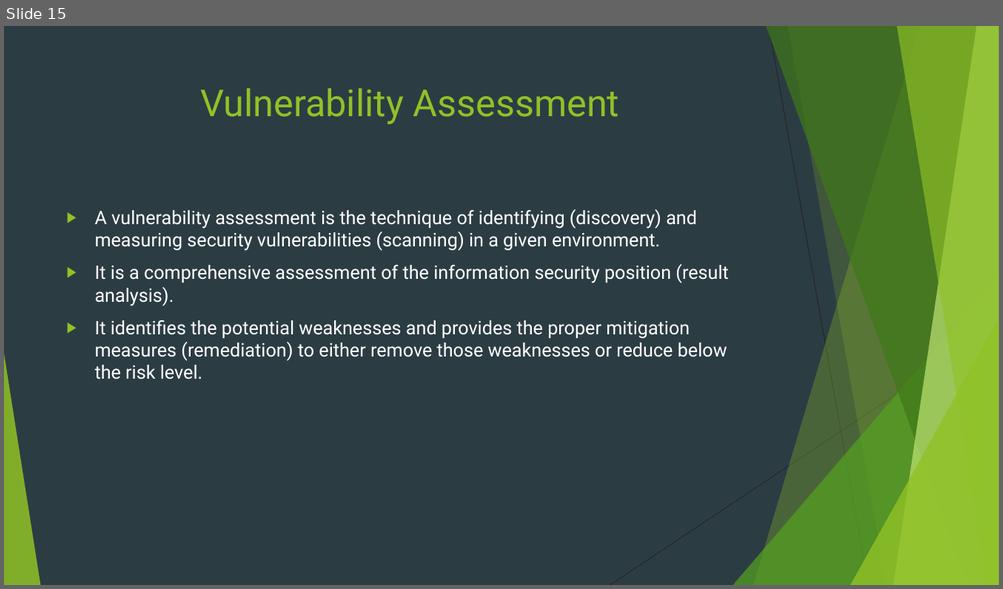
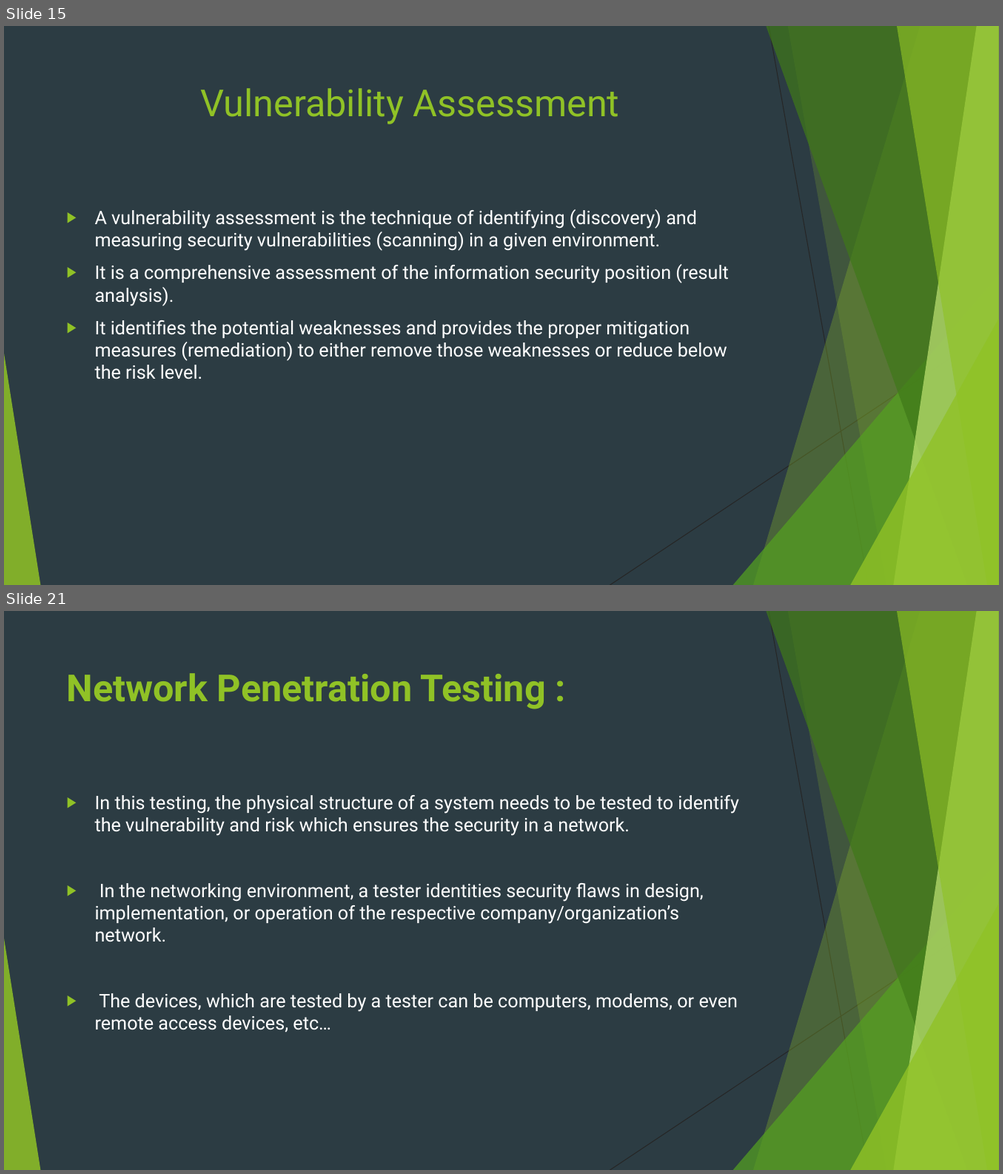
Before and after one commit to Navo26/SecurityTesting, a slide deck: PENETRATION TESTING.pptx. Shown one above the other, each under a label of ours: slide 15 before the commit, slides 15 and 21 after it; the slides between them are not shown. The pictures are 1003x589 and 1003x1174 pixels, drawn with LibreOffice and Linux fonts; fonts in the diff are those of the drawing. Boxes give left, top, right and bottom in pixels: in the first picture for what was removed or moved away, otherwise in the second. Text is boxed around its words. In the diff, an @@ line names an element or a change of style, - is before the commit and + after.

```diff
--- a/PENETRATION TESTING.pptx
+++ b/PENETRATION TESTING.pptx
@@ slide 21 added at (4,611,999,1170), background #2C3C43; not listed: 10 template elements that a slide beside it also shows @@
@@ title added at (67,673,546,709), 36 pt, text #90C226, bold @@
+Network Penetration Testing :
@@ text added at (95,795,739,1033), 18 pt, text #FFFFFF @@
+▶ In this testing, the physical structure of a system needs to be tested to identify the vulnerability and risk which ensures the security in a network.
+▶ In the networking environment, a tester identities security flaws in design, implementation, or operation of the respective company/organization’s network.
+▶ The devices, which are tested by a tester can be computers, modems, or even remote access devices, etc…
```
Also in this commit, not shown: 4 slides changed, 30 other slides added.
